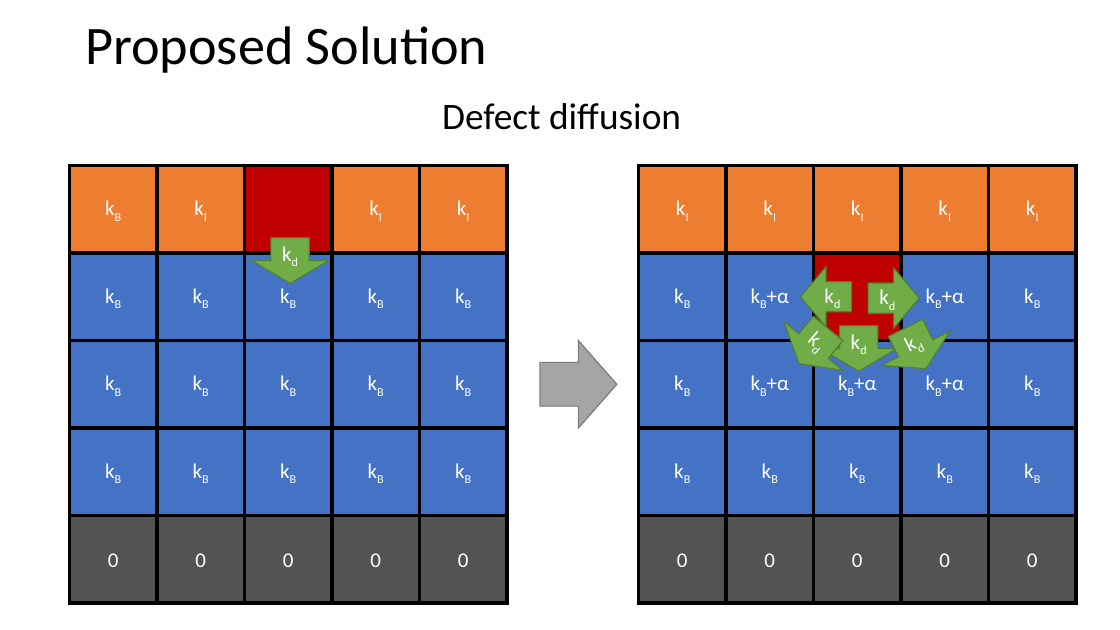
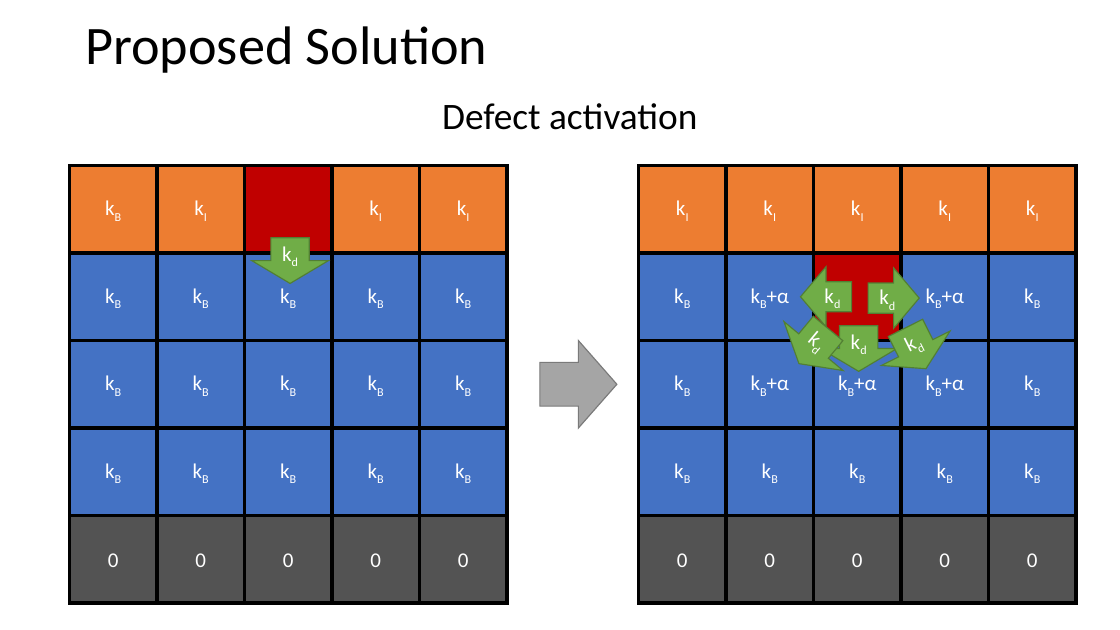
Before and after one commit to ChrisLiutx/Monte-Carlos-MgO-TDDB, a slide deck: slide 30 of Notes.pptx (slide 21 before the commit). Drawn at 1120x630 pixels with LibreOffice and Linux fonts; fonts in the diff are those of the drawing. Boxes give left, top, right and bottom in pixels: in the first picture for what was removed or moved away, otherwise in the second. Text is boxed around its words. In the diff, an @@ line names an element or a change of style, - is before the commit and + after.

```diff
--- a/Notes.pptx
+++ b/Notes.pptx
@@ text at <box>442,103,697,130</box>: text changed @@
-Defect diffusion
+Defect activation
```
Also in this commit, not shown: 3 other slides changed, 12 slides added, 1 slide removed, 4 other files.
